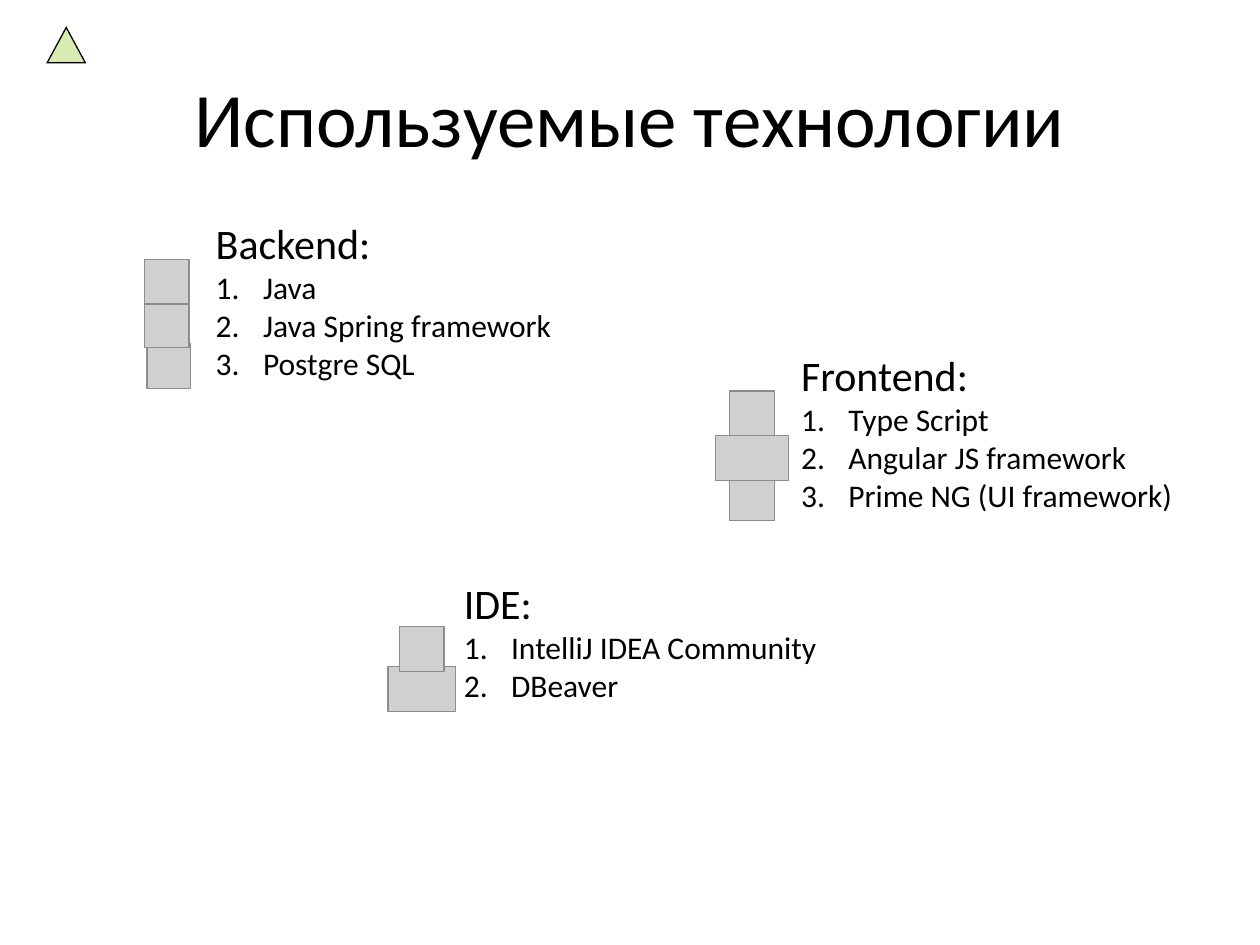
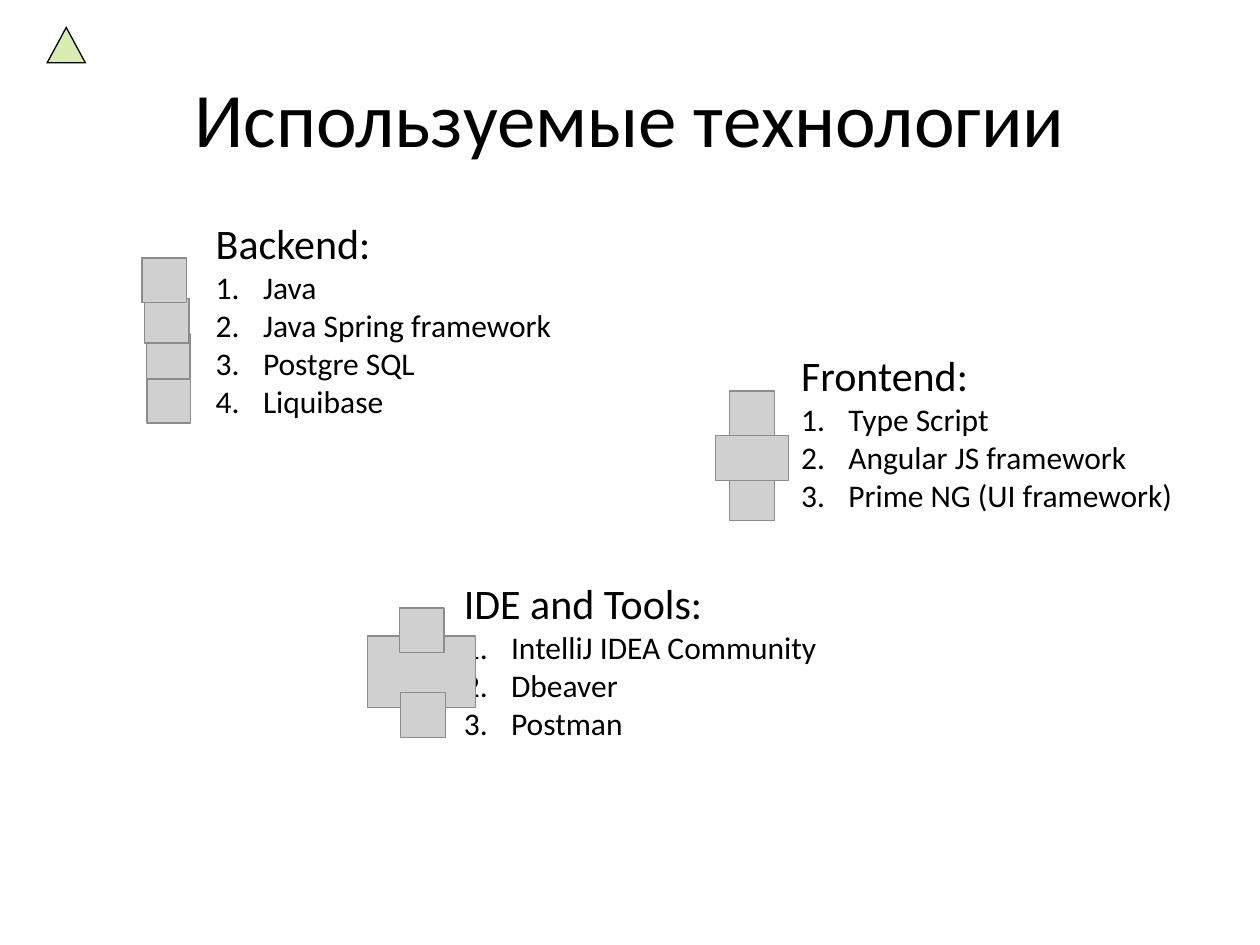
Before and after one commit to pavel-golovchan/2021-05-otus-spring, a slide deck: slide 5 of project-photo-blog/notes/prezentation.pptx. Drawn at 1260x945 pixels with LibreOffice and Linux fonts; fonts in the diff are those of the drawing; grey boxes stand for pictures. Boxes give left, top, right and bottom in pixels: in the first picture for what was removed or moved away, otherwise in the second. Text is boxed around its words. In the diff, an @@ line names an element or a change of style, - is before the commit and + after.

Commit message:
презентация (postman + liquibase)

```diff
--- a/project-photo-blog/notes/prezentation.pptx
+++ b/project-photo-blog/notes/prezentation.pptx
@@ picture moved from (x1=144, y1=302, x2=189, y2=348) to (x1=144, y1=299, x2=189, y2=344) @@
@@ picture moved from (x1=147, y1=344, x2=190, y2=389) to (x1=146, y1=334, x2=189, y2=379) @@
@@ picture added at (x1=147, y1=379, x2=190, y2=422) @@
@@ text at (x1=263, y1=391, x2=383, y2=418): paragraph added @@
+4. Liquibase
@@ text at (x1=464, y1=589, x2=702, y2=620): text changed @@
-IDE:
+IDE and Tools:
@@ picture moved from (x1=399, y1=627, x2=445, y2=673) to (x1=399, y1=609, x2=445, y2=654) @@
@@ picture resized from (x1=388, y1=667, x2=455, y2=712) to (x1=368, y1=636, x2=475, y2=708) @@
@@ text at (x1=511, y1=675, x2=622, y2=736): text changed @@
-2. DBeaver
+2. Dbeaver
+3. Postman
@@ picture added at (x1=401, y1=693, x2=446, y2=738) @@
```
Also in this commit, not shown: 2 other files.
